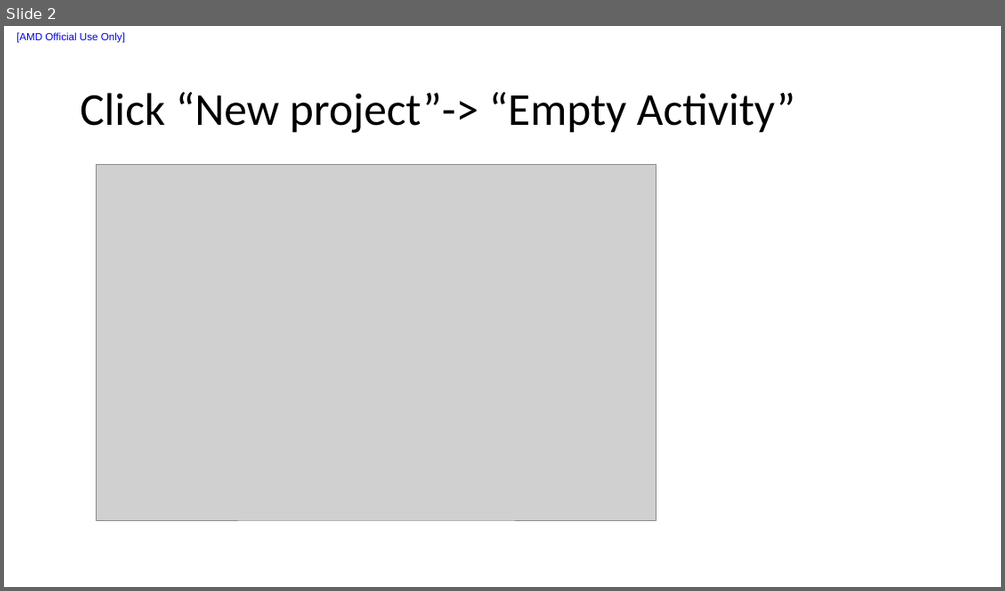
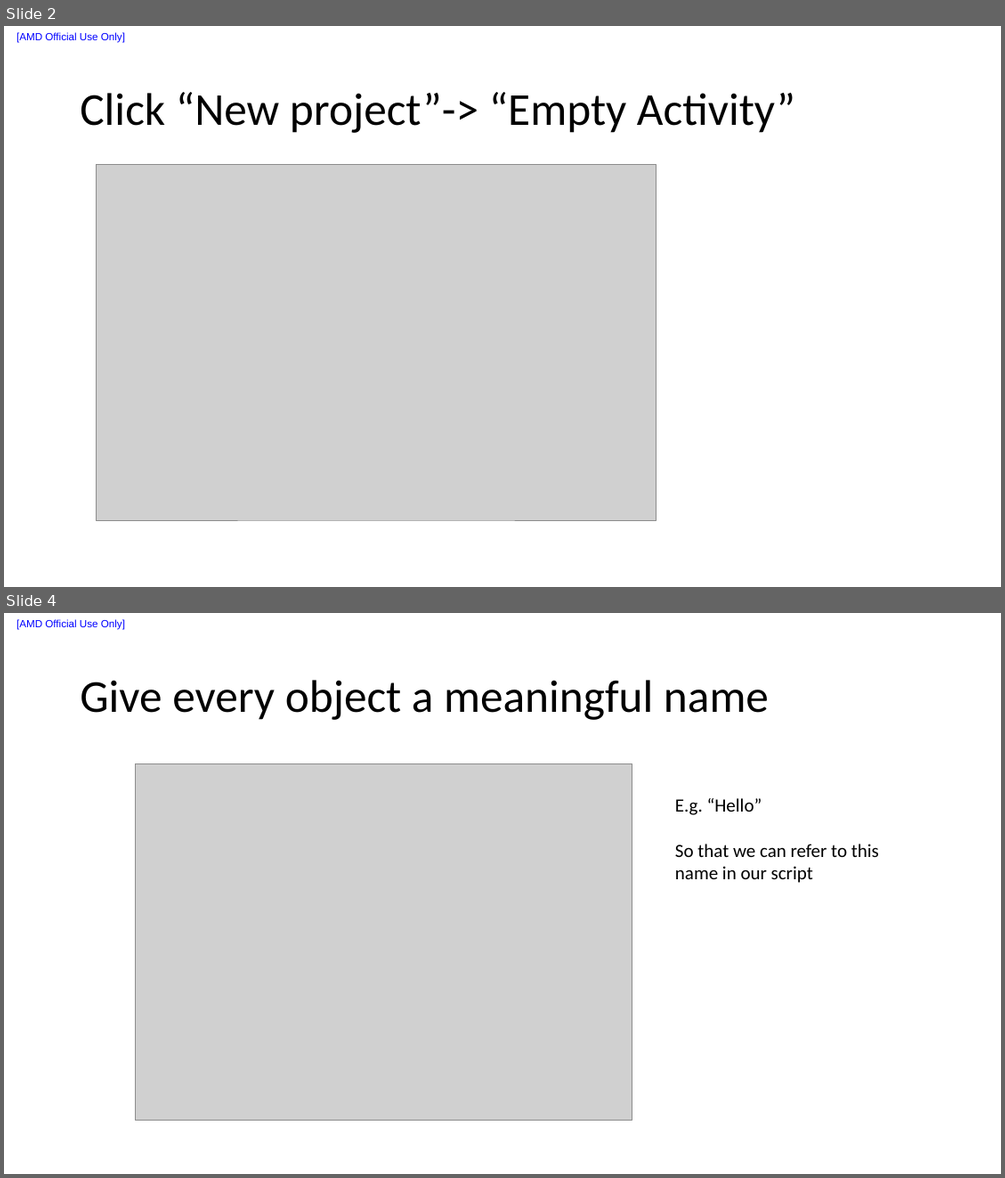
Before and after one commit to liuxu-github-ui/Java, a slide deck: Android studio/Notes.pptx. Shown one above the other, each under a label of ours: slide 2 before the commit, slides 2 and 4 after it; the slides between them are not shown. The pictures are 1005x591 and 1005x1178 pixels, drawn with LibreOffice and Linux fonts; fonts in the diff are those of the drawing; grey boxes stand for pictures. Boxes give left, top, right and bottom in pixels: in the first picture for what was removed or moved away, otherwise in the second. Text is boxed around its words. In the diff, an @@ line names an element or a change of style, - is before the commit and + after.

```diff
--- a/Android studio/Notes.pptx
+++ b/Android studio/Notes.pptx
@@ slide 4 added at box(4, 613, 1001, 1174), background #FFFFFF; not listed: 1 template element that a slide beside it also shows @@
@@ title added at box(80, 680, 769, 720), 44 pt, text #000000 @@
+Give every object a meaningful name
@@ picture added at box(136, 764, 633, 1120) @@
@@ text added at box(675, 798, 879, 883), 18 pt, text #000000 @@
+E.g. “Hello”
+So that we can refer to this name in our script
```
Also in this commit, not shown: 23 other slides added, 1 other file.
